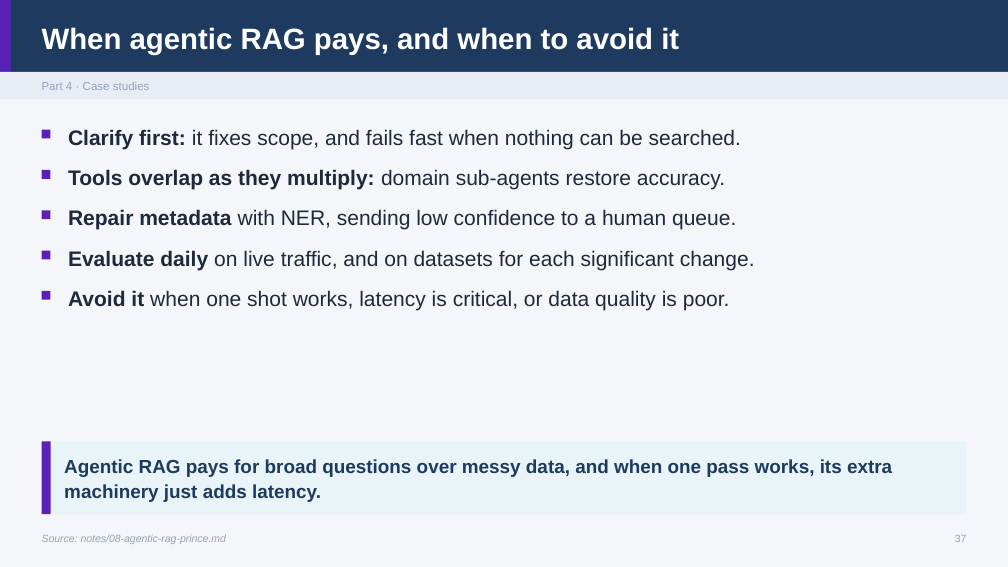
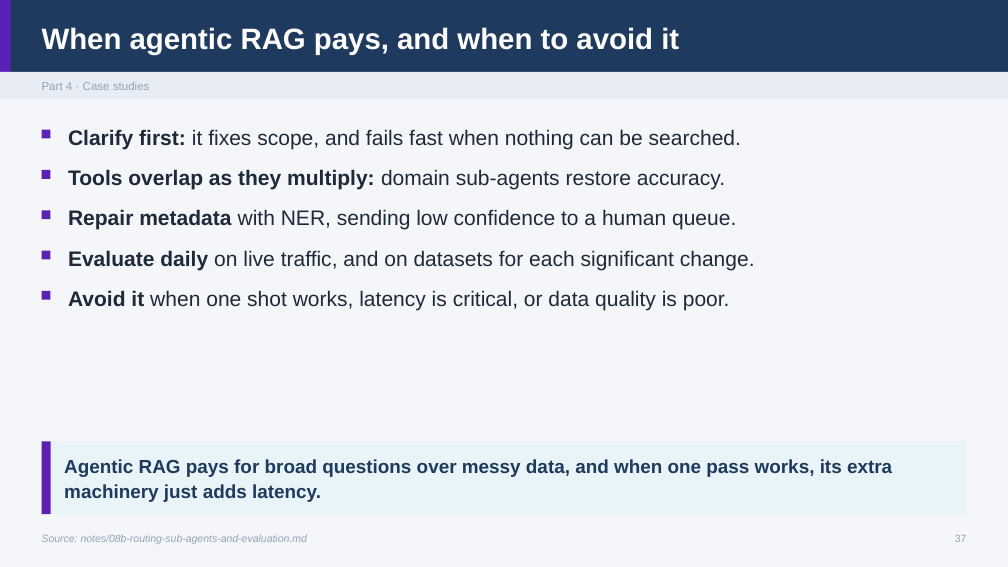
Before and after one commit to ramseywise/learn-ai-engineering, a slide deck: slide 37 of generative-ai/02-rag-retrieval/slides/rag-retrieval.pptx. Drawn at 1008x567 pixels with LibreOffice and Linux fonts; fonts in the diff are those of the drawing. Boxes give left, top, right and bottom in pixels: in the first picture for what was removed or moved away, otherwise in the second. Text is boxed around its words. In the diff, an @@ line names an element or a change of style, - is before the commit and + after.

```diff
--- a/generative-ai/02-rag-retrieval/slides/rag-retrieval.pptx
+++ b/generative-ai/02-rag-retrieval/slides/rag-retrieval.pptx
@@ text at [42,534,307,544]: text changed @@
-Source: notes/08-agentic-rag-prince.md
+Source: notes/08b-routing-sub-agents-and-evaluation.md
```
Also in this commit, not shown: 4 other slides changed, 57 other files.
